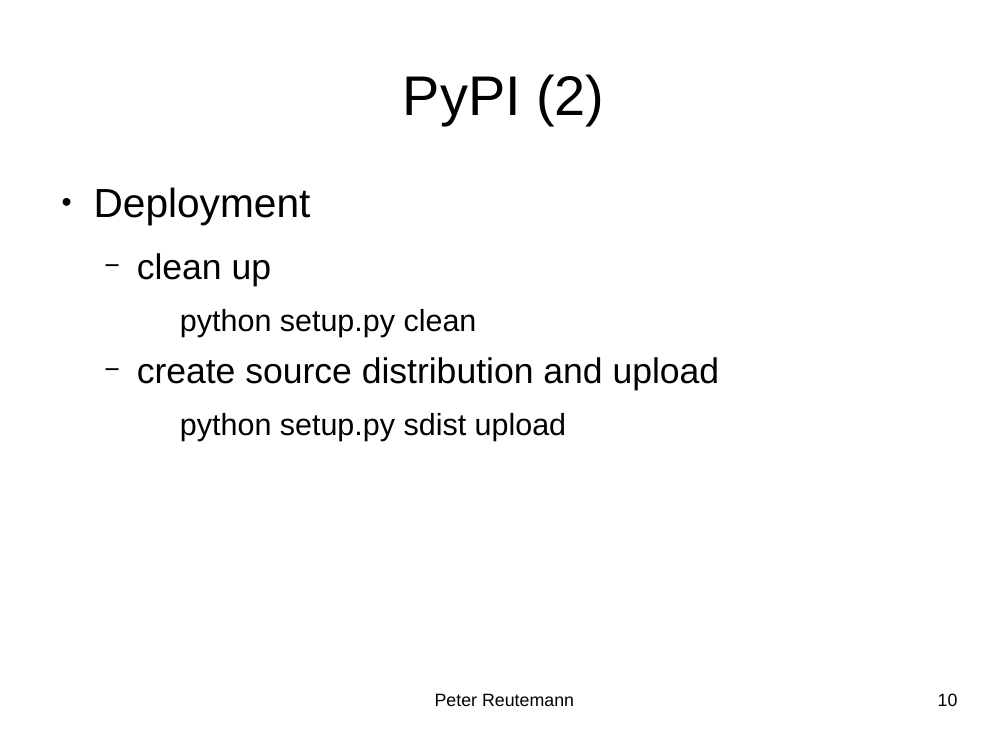
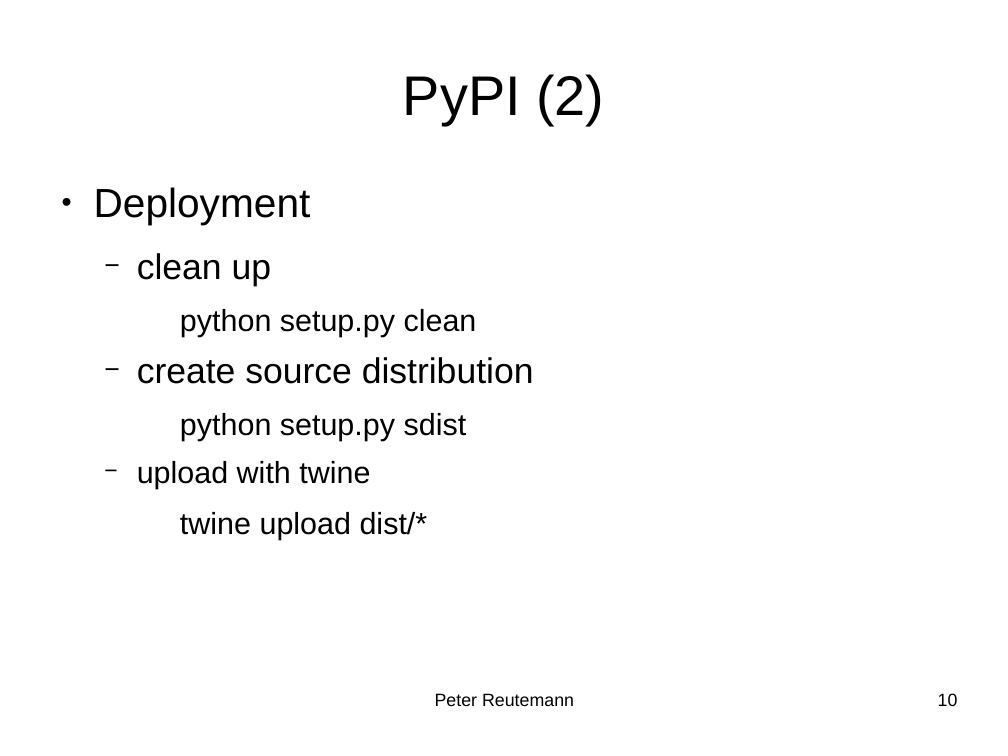
Before and after one commit to HamPUG/meetings, a slide deck: slide 10 of 2018/2018-02-12/setuptools_pypi_mkdocs/setuptools_pypi_and_mkdocs.odp. Drawn at 1008x756 pixels with LibreOffice and Linux fonts; fonts in the diff are those of the drawing. Boxes give left, top, right and bottom in pixels: in the first picture for what was removed or moved away, otherwise in the second. Text is boxed around its words. In the diff, an @@ line names an element or a change of style, - is before the commit and + after.

Commit message:
fixed upload to pypi: requires twine

```diff
--- a/2018/2018-02-12/setuptools_pypi_mkdocs/setuptools_pypi_and_mkdocs.odp
+++ b/2018/2018-02-12/setuptools_pypi_mkdocs/setuptools_pypi_and_mkdocs.odp
@@ text at <box>137,357,534,540</box>: text changed; size 28 to 24 pt @@
-  − create source distribution and upload
-    python setup.py sdist upload
+  − create source distribution
+    python setup.py sdist
+  − upload with twine
+    twine upload dist/*
```
Also in this commit, not shown: 1 other slide changed.
